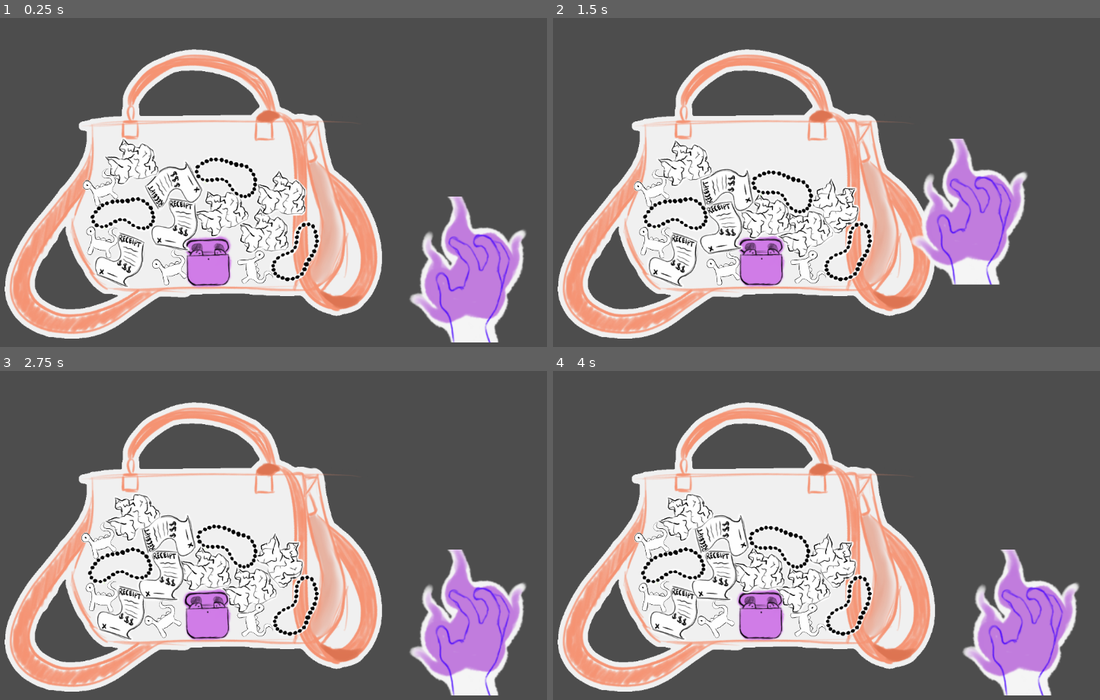
Above: before the commit, frames 1-4 (two rows, left to right).
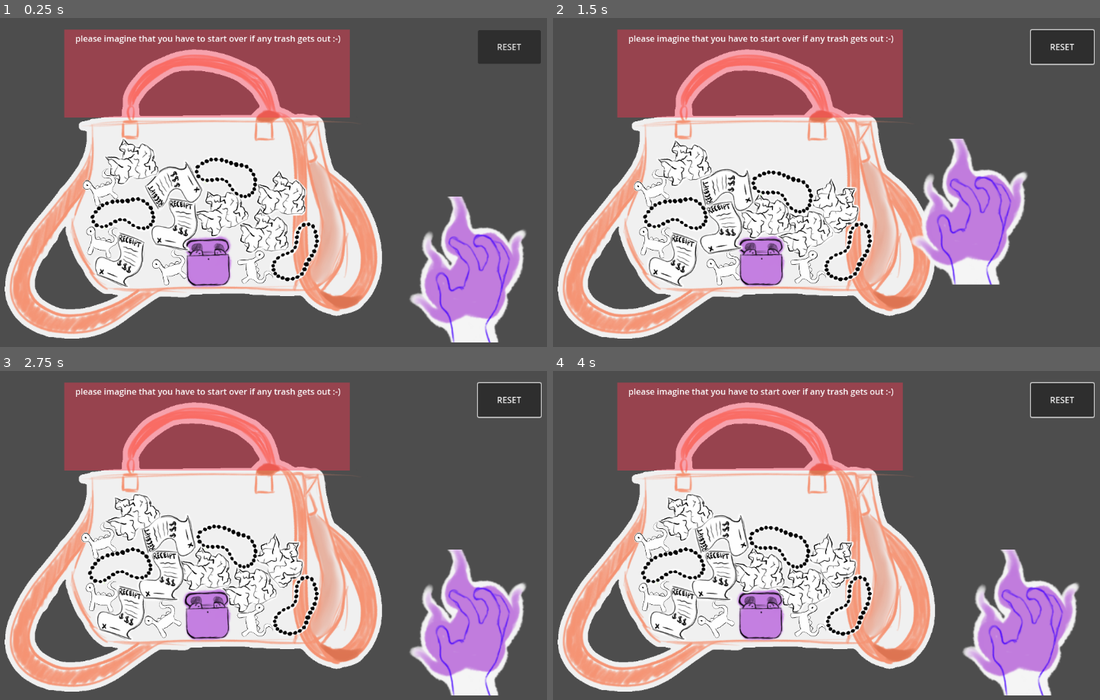
Above: after the commit, the same moments.

Repository: chfranzUCSC/170-prototype-2
Game: Godot game, scene res://main.tscn
Two runs of this game, one before a commit and one after it. Both use one fixed random seed, a clock stepped at 60 frames per second and the inputs below.
Inputs (mouse positions are in pixels of both pictures, inside the frame that each line leads up to):
- Up to frame 1 (0.25 s): no input
- Up to frame 2 (1.5 s): click (1061, 47) at 0.5 s, where only the run after the commit has a clickable "RESET"; drag from (1023, 284) to (864, 113) at 1.27 s
- Up to frame 3 (2.75 s): drag from (103, 594) to (224, 607) at 2.02 s
- Up to frame 4 (4 s): move the mouse to (717, 617) at 2.77 s; click (717, 617) at 2.92 s; drag from (760, 611) to (624, 489) at 3.52 s

The runs differ from the first frame. In frame 1, 15% of the frame differs, in the area x 11-99%, y 3-31%; in frame 2, 15%, in the area x 11-100%, y 3-31%; in frame 3, 15%; in frame 4, 15%.

Commit message:
spaghettified it trying to add a reset button lol it's not working yet tho

Diff:
--- /dev/null
+++ b/button.gd
@@ -0,0 +1,7 @@
+extends Button
+
+
+
+
+func _on_pressed() -> void:
+	get_tree().call_group("resettable_items", "reset_item")
--- a/control.gd
+++ b/control.gd
@@ -15,8 +15,6 @@
 
 	for item in items:
 		if item.has_signal("item_selected"):
-			# Connect the item's "item_selected" signal
-			# to our new "on_item_selected" function
 			item.item_selected.connect(on_item_selected)
 
 func _gui_input(event):
--- a/main.tscn
+++ b/main.tscn
@@ -8,8 +8,12 @@
 [ext_resource type="PackedScene" uid="uid://t2vq757rrwjm" path="res://item_necklace.tscn" id="6_7mycd"]
 [ext_resource type="PackedScene" uid="uid://i5h34r03xsru" path="res://trash_paper.tscn" id="7_272bh"]
 [ext_resource type="PackedScene" uid="uid://6a54mlhw7av6" path="res://item_receipt.tscn" id="8_5vw27"]
+[ext_resource type="Script" uid="uid://dh8wu1u3ijpr6" path="res://button.gd" id="9_kek77"]
 
 [sub_resource type="WorldBoundaryShape2D" id="WorldBoundaryShape2D_5vw27"]
+
+[sub_resource type="StyleBoxFlat" id="StyleBoxFlat_5vw27"]
+bg_color = Color(1, 0.20784314, 0.3137255, 0.41568628)
 
 [node name="Main" type="Node2D"]
 
@@ -127,3 +131,44 @@
 position = Vector2(1152, 0)
 rotation = -1.5707964
 shape = SubResource("WorldBoundaryShape2D_5vw27")
+
+[node name="lose zone" type="Control" parent="."]
+layout_mode = 3
+anchors_preset = 0
+offset_left = 242.0
+offset_top = 85.0
+offset_right = 717.0
+offset_bottom = 188.0
+
+[node name="PanelContainer" type="PanelContainer" parent="lose zone"]
+layout_mode = 0
+offset_left = -25.0
+offset_top = -60.0
+offset_right = 516.0
+offset_bottom = 107.0
+theme_override_styles/panel = SubResource("StyleBoxFlat_5vw27")
+
+[node name="Label" type="Label" parent="lose zone"]
+layout_mode = 0
+offset_left = -4.0
+offset_top = -55.0
+offset_right = 477.0
+offset_bottom = -32.0
+text = "please imagine that you have to start over if any trash gets out :-)"
+
+[node name="reset button" type="Control" parent="."]
+layout_mode = 3
+anchors_preset = 0
+offset_right = 40.0
+offset_bottom = 40.0
+
+[node name="Button" type="Button" parent="reset button"]
+layout_mode = 0
+offset_left = 1001.0
+offset_top = 26.0
+offset_right = 1120.0
+offset_bottom = 90.0
+text = "RESET"
+script = ExtResource("9_kek77")
+
+[connection signal="pressed" from="reset button/Button" to="reset button/Button" method="_on_pressed"]
--- a/targetable_item.gd
+++ b/targetable_item.gd
@@ -3,7 +3,8 @@
 signal item_selected(item)
 
 var is_controlled: = false;
-var start_position: Vector2
+var initial_position: Vector2
+var initial_rotation: float
 
 func start_lift():
 	is_controlled = true
@@ -14,7 +15,14 @@
 	gravity_scale = 1.0
 
 func _ready():
-	start_position = self.global_position
+	initial_position = self.global_position
+	initial_rotation = self.global_rotation
+
+
+func reset_item():
+	self.position = initial_position
+	self.rotation = initial_rotation
+
 
 
 
Binary file changed: assets/airpods.png
Not shown, added: button.gd.uid
Not shown, added: export_presets.cfg
Not shown: 1 places in main.tscn that only renumber resources
